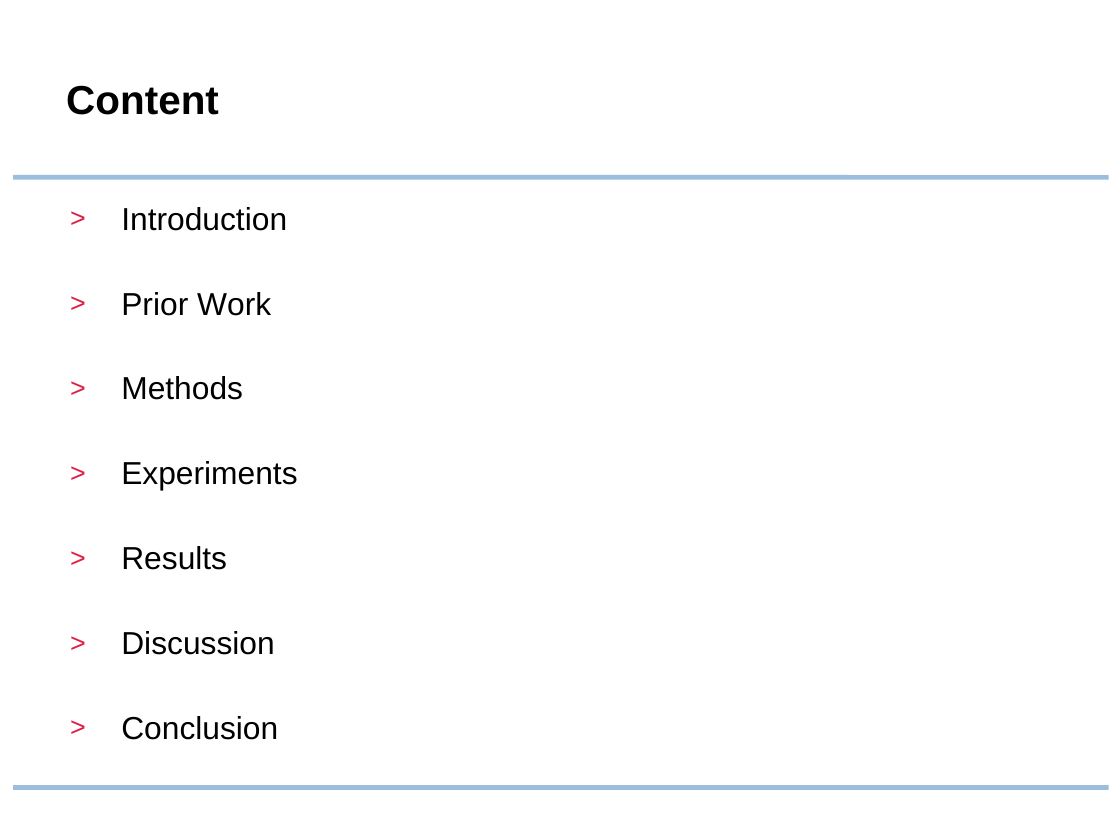
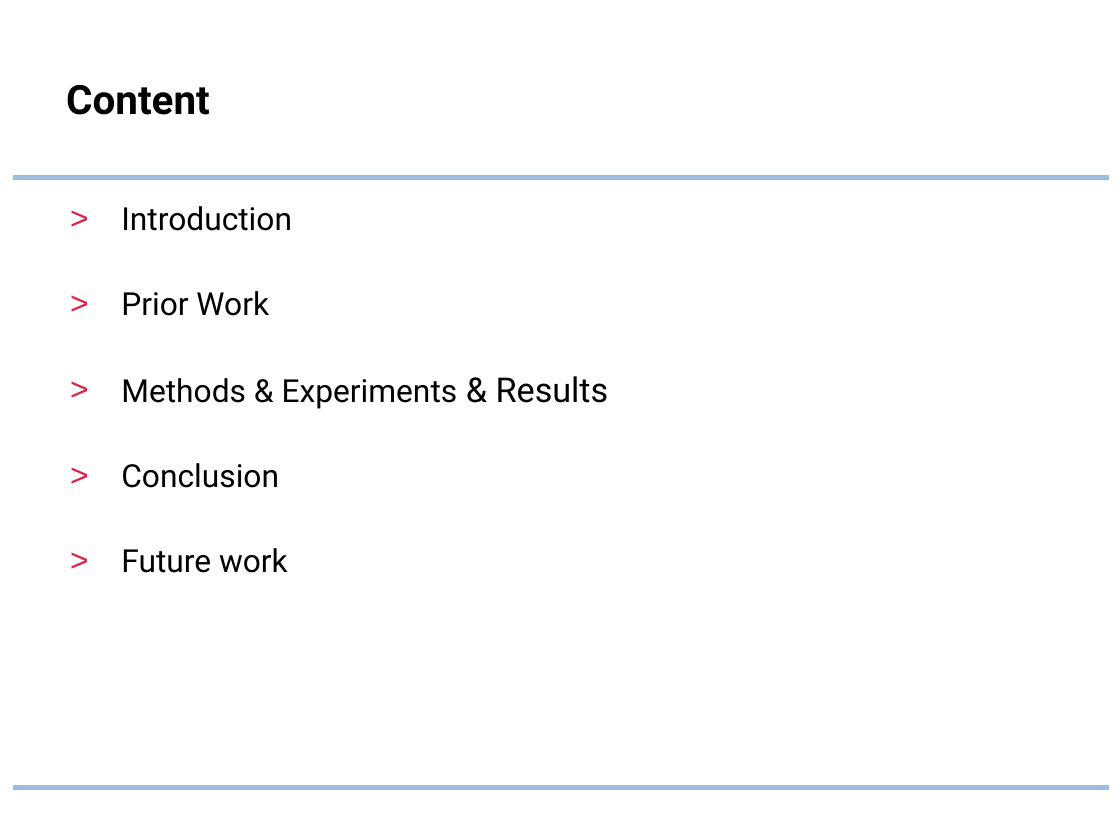
Before and after one commit to lukaszbinden/pediatric-bone-age-prediction, a slide deck: slide 2 of Presentation.pptx. Drawn at 1120x840 pixels with LibreOffice and Linux fonts; fonts in the diff are those of the drawing; background and template pictures are left out. Boxes give left, top, right and bottom in pixels: in the first picture for what was removed or moved away, otherwise in the second. Text is boxed around its words. In the diff, an @@ line names an element or a change of style, - is before the commit and + after.

```diff
--- a/Presentation.pptx
+++ b/Presentation.pptx
@@ title "Content" at box(66, 85, 210, 115): font Arial to Roboto @@
@@ text at box(121, 206, 292, 488): font Arial to Roboto in "Introduction", "Prior Work", "Conclusion"; less space between paragraphs @@
@@ text at box(121, 376, 609, 409): text changed; font Arial to Roboto @@
-> Methods
-> Experiments
-> Results
-> Discussion
+> Methods & Experiments & Results
@@ text at box(121, 548, 288, 573): paragraph added @@
+> Future work
```
Also in this commit, not shown: 1 other slide changed, 20 slides added, 8 slides removed.
